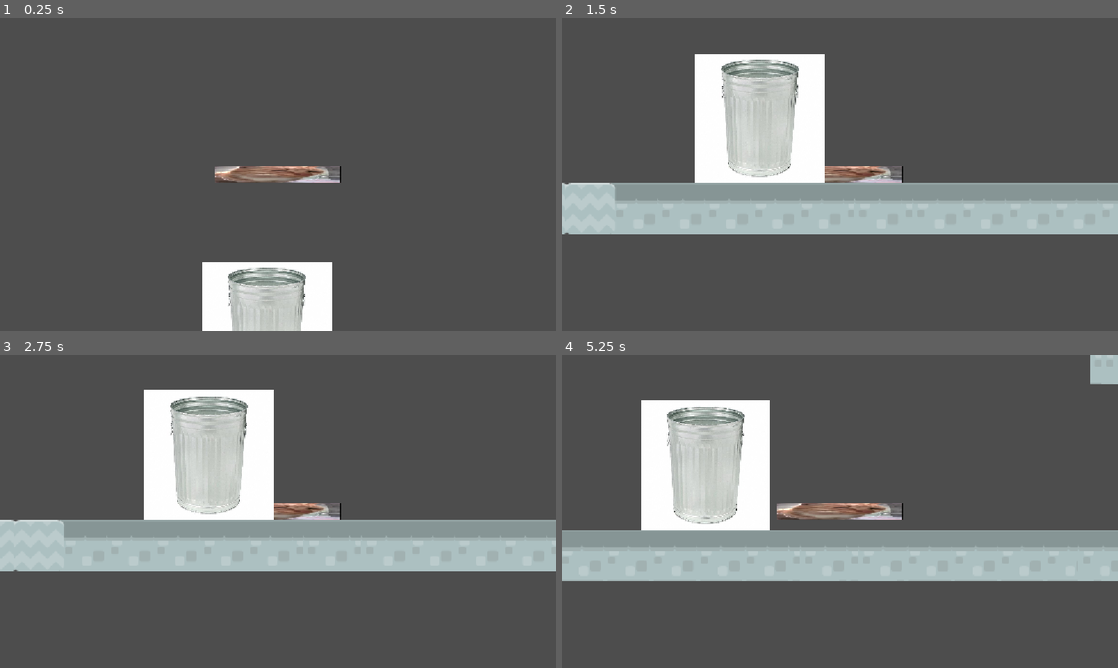
Above: before the commit, frames 1-4 (two rows, left to right).
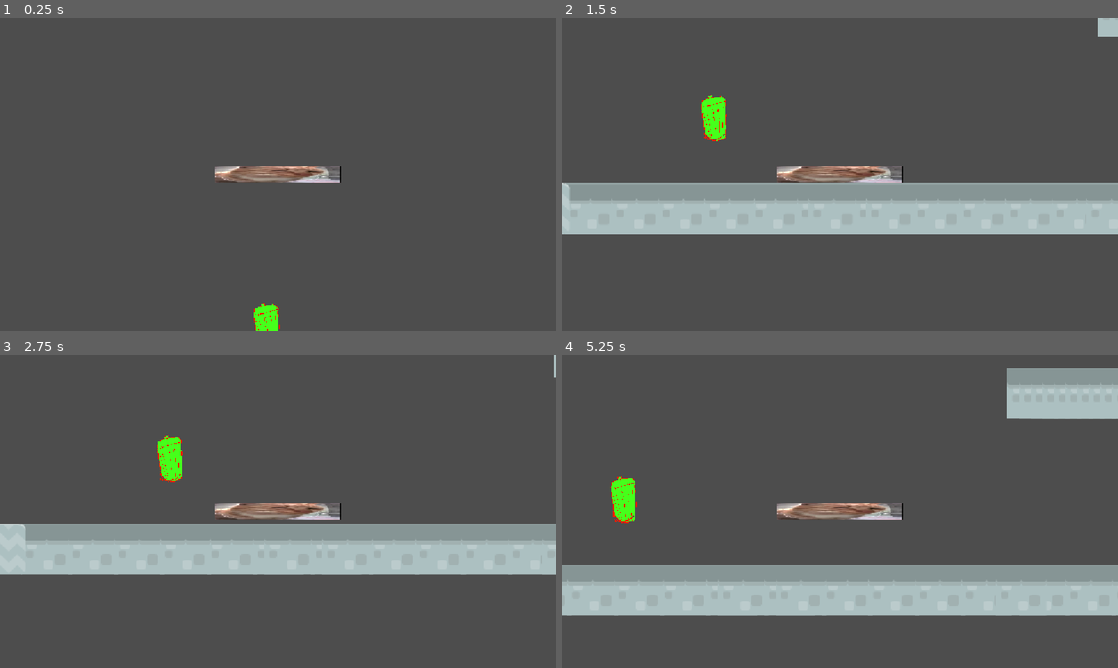
Above: after the commit, the same moments.

Repository: waffle-around/murphys-law
Game: Godot game, scene res://Main Scenes/level_test.tscn
The game is run twice, just before and just after one commit, with the same random seed, the same clock (stepped at 60 frames per second) and the same inputs.
Inputs:
- Up to frame 1 (0.25 s): no input
- Up to frame 2 (1.5 s): tap Enter (ui_accept) at 0.5, 0.77 s; hold X (Activate Aura) 0.53-1.28 s; hold Right (ui_right) from 0.53 s (still down); tap X (Activate Aura) at 1.35 s
- Up to frame 3 (2.75 s): tap Enter (ui_accept) at 1.52 s; release Right (ui_right) at 2.03 s; hold Left (ui_left) from 2.03 s (still down); hold X (Activate Aura) from 2.03 s (still down)
- Up to frame 4 (5.25 s): release Left (ui_left) at 2.78 s; release X (Activate Aura) at 2.78 s; hold Right (ui_right) 2.78-4.28 s; tap X (Activate Aura) at 2.85, 4.35 s; tap Enter (ui_accept) at 3.02, 3.77, 4.52 s; hold X (Activate Aura) 3.53-4.28 s; hold Left (ui_left) 4.28-5.03 s; hold Right (ui_right) from 5.03 s (still down); hold X (Activate Aura) from 5.03 s (still down)

The runs differ from the first frame. In frame 1, 5.1% of the frame differs, in the area x 36-60%, y 78-100%; in frame 2, 10%; in frame 3, 14%; in frame 4, 41%, in the area x 0-100%, y 0-84%.
Error in both runs: Invalid access to property or key 'action_pressed' on a base object of type 'null instance'. (res://scripts/reciever.gd:6)

Commit message:
made event prefabs

Diff:
--- a/Main Scenes/davisTesting(noGirlsAllowed).tscn
+++ b/Main Scenes/davisTesting(noGirlsAllowed).tscn
@@ -2,7 +2,7 @@
 
 [ext_resource type="PackedScene" uid="uid://cv866pxkpx1g6" path="res://game objects/player_test.tscn" id="1_tyddb"]
 [ext_resource type="PackedScene" uid="uid://ckun8sv6gl0ik" path="res://game objects/Enemy_test.tscn" id="2_345v8"]
-[ext_resource type="PackedScene" uid="uid://dwqaffvxvsutt" path="res://game objects/Trashcan.tscn" id="2_uio0b"]
+[ext_resource type="PackedScene" uid="uid://dwqaffvxvsutt" path="res://game objects/Misfortune events/Trashcan.tscn" id="2_uio0b"]
 
 [sub_resource type="RectangleShape2D" id="RectangleShape2D_jon38"]
 size = Vector2(2223, 15)
--- a/Main Scenes/level_test.tscn
+++ b/Main Scenes/level_test.tscn
@@ -2,7 +2,7 @@
 
 [ext_resource type="PackedScene" uid="uid://cv866pxkpx1g6" path="res://game objects/player_test.tscn" id="1_1d7ov"]
 [ext_resource type="Texture2D" uid="uid://csdyrbnerrq3m" path="res://art assets/Tilemaps/Placeholder/tiles_spritesheet.png" id="2_66cah"]
-[ext_resource type="PackedScene" uid="uid://dwqaffvxvsutt" path="res://game objects/Trashcan.tscn" id="3_66cah"]
+[ext_resource type="PackedScene" uid="uid://dwqaffvxvsutt" path="res://game objects/Misfortune events/Trashcan.tscn" id="3_66cah"]
 
 [sub_resource type="TileSetAtlasSource" id="TileSetAtlasSource_56xti"]
 texture = ExtResource("2_66cah")
--- a/game objects/Trashcan.tscn
+++ b/game objects/Misfortune events/Trashcan.tscn
@@ -1,10 +1,10 @@
 [gd_scene format=3 uid="uid://dwqaffvxvsutt"]
 
 [ext_resource type="Script" uid="uid://b0d2ci54p3tuj" path="res://scripts/reciever.gd" id="1_f4lqn"]
-[ext_resource type="Texture2D" uid="uid://bwv5uubdkr60r" path="res://art assets/2PYX5-A0020-1_v2.jpg" id="1_xcomq"]
+[ext_resource type="Texture2D" uid="uid://cyacuad4mjipd" path="res://art assets/Trahs1.png" id="2_pdjgv"]
 
 [sub_resource type="RectangleShape2D" id="RectangleShape2D_6cjfj"]
-size = Vector2(535, 536)
+size = Vector2(112, 190)
 
 [node name="Trashcan" type="Area2D" unique_id=701698453]
 script = ExtResource("1_f4lqn")
@@ -12,8 +12,8 @@
 
 [node name="Sprite2D" type="Sprite2D" parent="." unique_id=1424155492]
 texture_filter = 1
-texture = ExtResource("1_xcomq")
+texture = ExtResource("2_pdjgv")
 
 [node name="CollisionShape2D" type="CollisionShape2D" parent="." unique_id=54302221]
-position = Vector2(0.5, 1)
+position = Vector2(-1, -2)
 shape = SubResource("RectangleShape2D_6cjfj")
--- /dev/null
+++ b/game objects/Misfortune events/guyOnLadder.tscn
@@ -0,0 +1,15 @@
+[gd_scene format=3 uid="uid://b2aryolhdtx0y"]
+
+[ext_resource type="Texture2D" uid="uid://cnvfrwposq6ot" path="res://art assets/Ladder 1.png" id="1_tqede"]
+
+[sub_resource type="RectangleShape2D" id="RectangleShape2D_tm81l"]
+size = Vector2(113, 717)
+
+[node name="GuyOnLadderr" type="Area2D" unique_id=1638342157]
+
+[node name="Sprite2D" type="Sprite2D" parent="." unique_id=478203856]
+texture = ExtResource("1_tqede")
+
+[node name="CollisionShape2D" type="CollisionShape2D" parent="." unique_id=496580921]
+position = Vector2(11.5, -8.5)
+shape = SubResource("RectangleShape2D_tm81l")
--- /dev/null
+++ b/game objects/Misfortune events/tree.tscn
@@ -0,0 +1,17 @@
+[gd_scene format=3 uid="uid://cl57rctn83uu8"]
+
+[ext_resource type="Texture2D" uid="uid://ctgae2c2s3bnt" path="res://art assets/treeNormal.png" id="1_5scrg"]
+
+[sub_resource type="RectangleShape2D" id="RectangleShape2D_yxtfo"]
+size = Vector2(230, 672)
+
+[node name="Treee" type="Area2D" unique_id=193301778]
+
+[node name="Sprite2D" type="Sprite2D" parent="." unique_id=1760356143]
+position = Vector2(39.749977, -121.080826)
+scale = Vector2(0.63448846, 0.83729786)
+texture = ExtResource("1_5scrg")
+
+[node name="CollisionShape2D" type="CollisionShape2D" parent="." unique_id=557681585]
+position = Vector2(30, -129)
+shape = SubResource("RectangleShape2D_yxtfo")
--- a/scripts/player_test.gd
+++ b/scripts/player_test.gd
@@ -1,8 +1,8 @@
 extends CharacterBody2D
 
 
-const SPEED = 300.0 ## movement speed
-const JUMP_VELOCITY = -400.0 ## jump height
+const SPEED = 500.0 ## movement speed
+const JUMP_VELOCITY = -600.0 ## jump height
 signal action_pressed(strength: float)
 
 func _unhandled_input(event: InputEvent) -> void:
Not shown, added: art assets/Trash one.png.import
Not shown, added: art assets/Trash tree.png.import
Not shown, added: art assets/Trash two.png.import
Binary file added: art assets/treeNormal.png
Not shown, added: art assets/treeNormal.png.import
